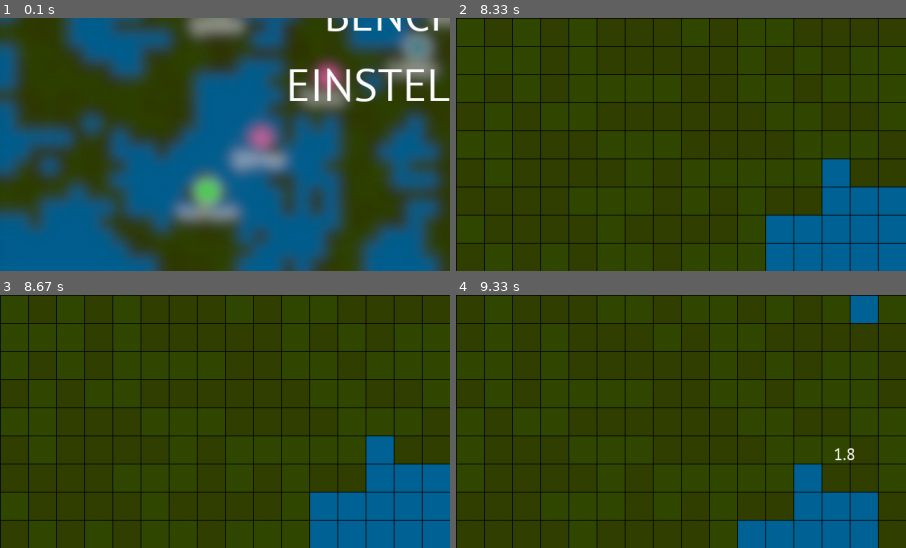
Above: before the commit, frames 1-4 (two rows, left to right).
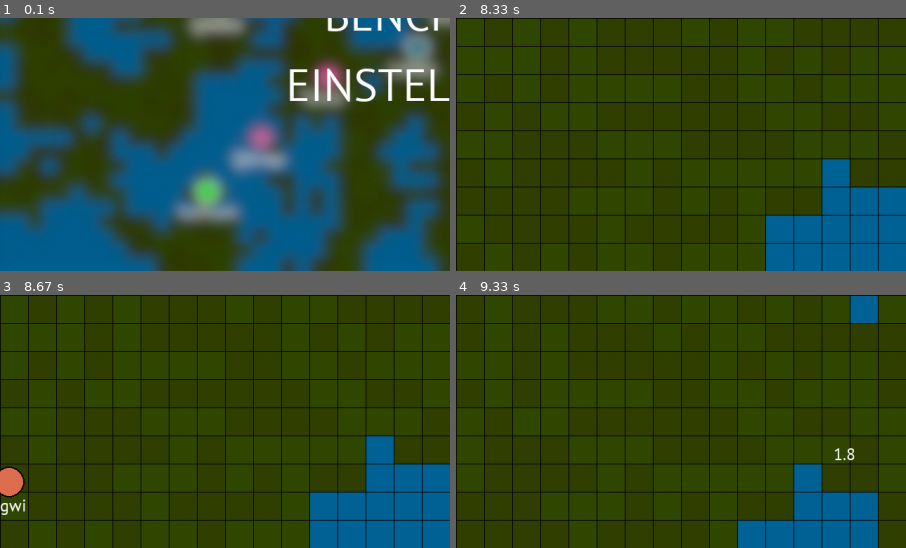
Above: after the commit, the same moments.

Repository: coding-lines/evolvers
Game: pygame game, started from evolversFiles/runGame_GUI.py
The game is run twice, just before and just after one commit, with the same random seed, the same clock (stepped at 60 frames per second) and the same inputs.
Inputs (mouse positions are % of the whole screen's width and height, from its top left):
- Up to frame 1 (0.1 s): no input
- Up to frame 2 (8.33 s): click "START" at 0.38 s; click "Neue Simulation" at 0.72 s; click "START" at 1.05 s; hold Right 1.33-1.8 s; move the mouse to (85, 62) at 1.37 s; hold Up 1.88-2.18 s; move the mouse to (13, 52) at 1.92 s; tap Space at 1.95, 2.28, 2.58, 2.78, 3.08, 3.35, 3.68, 3.98, 4.12, 4.52, 4.82, 5.18, 5.58, 5.88, 6.08, 6.38, 6.58, 6.92, 7.22, 7.42, 7.72, 7.98, 8.32 s; tap E at 2.03, 3.43, 4.6, 6.17, 7.5 s; hold Right 2.22-2.68 s; move the mouse to (30, 14) at 2.25 s; hold Left 2.72-3.25 s; move the mouse to (76, 51) at 2.75 s; hold Down 3.28-3.58 s; move the mouse to (62, 47) at 3.32 s; hold Left 3.62-4.02 s; move the mouse to (88, 76) at 3.65 s; hold Up 4.05-4.42 s; move the mouse to (29, 34) at 4.08 s; hold Right 4.45-5.08 s; move the mouse to (42, 76) at 4.48 s; hold Down 5.12-5.48 s; move the mouse to (76, 12) at 5.15 s; hold Left 5.52-5.98 s; move the mouse to (48, 86) at 5.55 s; hold Right 6.02-6.48 s; move the mouse to (60, 71) at 6.05 s; hold Up 6.52-6.82 s; move the mouse to (37, 85) at 6.55 s; hold Right 6.85-7.32 s; move the mouse to (31, 20) at 6.88 s; hold Left 7.35-7.88 s; move the mouse to (25, 54) at 7.38 s; hold Down 7.92-8.22 s; move the mouse to (68, 22) at 7.95 s; hold Left from 8.25 s (still down); move the mouse to (44, 28) at 8.28 s
- Up to frame 3 (8.67 s): tap Space at 8.62 s; release Left at 8.65 s
- Up to frame 4 (9.33 s): hold Up 8.68-9.05 s; move the mouse to (73, 35) at 8.72 s; tap Space at 8.75, 9.15 s; tap E at 8.83 s; hold Right from 9.08 s (still down); move the mouse to (42, 77) at 9.12 s
The pictures show only the part of the screen within x 0-50%, y 50-100%; the shares and areas given below are measured in that part.

Frames 1-2 are identical in both runs. In frame 3, 0.7% of the frame differs, in the area x 0-6%, y 67-87%; in frame 4, nothing differs.

Commit message:
Added dummy variables for the new movement engine

Diff:
--- a/evolversFiles/creatureEngine.py
+++ b/evolversFiles/creatureEngine.py
@@ -4,6 +4,7 @@
 
 
 maintainPopulation = 5 #Wenn die Bevölkerung niedriger als der eingegebene Wert ist, werden neue Kreaturen gespawnt
+
 
 
 def avg(a,b):
@@ -23,7 +24,7 @@
     bt = randint(100,400)
     col = [randint(0,255),randint(0,255),randint(0,255)]
     bnds = [255,255,255] if int(sum(col)/3) < 128 else [0,0,0]
-    return {"name":creatureNames.continueName(creatureNames. …(213 unchanged characters)… 70,315]),"y":randint(0,worldSize[1]-1),"generation":0,"color":col,"boundaries":b …(234 unchanged characters)…
+    return {"name":creatureNames.continueName(creatureNames. …(213 unchanged characters)… 70,315]),"y":randint(0,worldSize[1]-1),"movementX":0,"movementY":0,"generation":0,"color":col,"boundaries":b …(234 unchanged characters)…
 
 def initWorld(worldSizeX,worldSizeY, worldGeneration="new",smooth=8):
     if worldGeneration == "new":
@@ -133,12 +134,16 @@
                 creatures[creature]["rotation"] = random_rotation(creatures[creature]["rotation"])
 
             if creatures[creature]["rotation"] in range(0,45) or creatures[creature]["rotation"] in range(314,360):
+                creatures[creature]["movementY"] = (-creatures[creature]["attributes"]["realFleeSpeed"] + creatures[creature]["movementY"])/2
                 creatures[creature]["y"] -= creatures[creature]["attributes"]["realFleeSpeed"]
             if creatures[creature]["rotation"] in range(134,226):
+                creatures[creature]["movementY"] = (creatures[creature]["attributes"]["realFleeSpeed"] + creatures[creature]["movementY"])/2
                 creatures[creature]["y"] += creatures[creature]["attributes"]["realFleeSpeed"]
             if creatures[creature]["rotation"] in range(44,136):
+                creatures[creature]["movementX"] = (creatures[creature]["attributes"]["realFleeSpeed"] + creatures[creature]["movementX"])/2
                 creatures[creature]["x"] += creatures[creature]["attributes"]["realFleeSpeed"]
             if creatures[creature]["rotation"] in range(224,316):
+                creatures[creature]["movementX"] = (-creatures[creature]["attributes"]["realFleeSpeed"] + creatures[creature]["movementX"])/2
                 creatures[creature]["x"] -= creatures[creature]["attributes"]["realFleeSpeed"]
             creatures[creature]["energy"] -= ceil(creatures[creature]["attributes"]["fleeSpeed"]/3)
             #Bewegung nach Rotation und Geschwindigkeit
@@ -147,12 +152,16 @@
             creatures[creature]["rotation"] = random_rotation(creatures[creature]["rotation"])
 
             if creatures[creature]["rotation"] in range(0,45) or creatures[creature]["rotation"] in range(314,360):
+                creatures[creature]["movementY"] = (-creatures[creature]["attributes"]["realFleeSpeed"] + creatures[creature]["movementY"])/2
                 creatures[creature]["y"] -= creatures[creature]["attributes"]["realFleeSpeed"]
             if creatures[creature]["rotation"] in range(134,226):
+                creatures[creature]["movementY"] = (creatures[creature]["attributes"]["realFleeSpeed"] + creatures[creature]["movementY"])/2
                 creatures[creature]["y"] += creatures[creature]["attributes"]["realFleeSpeed"]
             if creatures[creature]["rotation"] in range(44,136):
+                creatures[creature]["movementX"] = (creatures[creature]["attributes"]["realFleeSpeed"] + creatures[creature]["movementX"])/2
                 creatures[creature]["x"] += creatures[creature]["attributes"]["realFleeSpeed"]
             if creatures[creature]["rotation"] in range(224,316):
+                creatures[creature]["movementX"] = (-creatures[creature]["attributes"]["realFleeSpeed"] + creatures[creature]["movementX"])/2
                 creatures[creature]["x"] -= creatures[creature]["attributes"]["realFleeSpeed"]
             creatures[creature]["energy"] -= ceil(creatures[creature]["attributes"]["fleeSpeed"]/2)
             #Bewegung nach Rotation und Geschwindigkeit
@@ -168,12 +177,16 @@
 
 
             if creatures[creature]["rotation"] in range(0,45) or creatures[creature]["rotation"] in range(314,360):
+                creatures[creature]["movementY"] = (-creatures[creature]["attributes"]["realEatSpeed"] + creatures[creature]["movementY"])/2
                 creatures[creature]["y"] -= creatures[creature]["attributes"]["realEatSpeed"]
             if creatures[creature]["rotation"] in range(134,226):
+                creatures[creature]["movementY"] = (creatures[creature]["attributes"]["realEatSpeed"] + creatures[creature]["movementY"])/2
                 creatures[creature]["y"] += creatures[creature]["attributes"]["realEatSpeed"]
             if creatures[creature]["rotation"] in range(44,136):
+                creatures[creature]["movementX"] = (creatures[creature]["attributes"]["realEatSpeed"] + creatures[creature]["movementX"])/2
                 creatures[creature]["x"] += creatures[creature]["attributes"]["realEatSpeed"]
             if creatures[creature]["rotation"] in range(224,316):
+                creatures[creature]["movementX"] = (-creatures[creature]["attributes"]["realEatSpeed"] + creatures[creature]["movementX"])/2
                 creatures[creature]["x"] -= creatures[creature]["attributes"]["realEatSpeed"]
             #Bewegung nach Rotation und Geschwindigkeit
 
@@ -185,12 +198,16 @@
 
 
             if creatures[creature]["rotation"] in range(0,45) or creatures[creature]["rotation"] in range(314,360):
+                creatures[creature]["movementY"] = (-creatures[creature]["attributes"]["realWalkSpeed"] + creatures[creature]["movementY"])/2
                 creatures[creature]["y"] -= creatures[creature]["attributes"]["realWalkSpeed"]
             if creatures[creature]["rotation"] in range(134,226):
+                creatures[creature]["movementY"] = (creatures[creature]["attributes"]["realWalkSpeed"] + creatures[creature]["movementY"])/2
                 creatures[creature]["y"] += creatures[creature]["attributes"]["realWalkSpeed"]
             if creatures[creature]["rotation"] in range(44,136):
+                creatures[creature]["movementX"] = (creatures[creature]["attributes"]["realWalkSpeed"] + creatures[creature]["movementX"])/2
                 creatures[creature]["x"] += creatures[creature]["attributes"]["realWalkSpeed"]
             if creatures[creature]["rotation"] in range(224,316):
+                creatures[creature]["movementX"] = (-creatures[creature]["attributes"]["realWalkSpeed"] + creatures[creature]["movementX"])/2
                 creatures[creature]["x"] -= creatures[creature]["attributes"]["realWalkSpeed"]
 
             creatures[creature]["energy"] -= ceil(creatures[creature]["attributes"]["walkSpeed"]/2)
@@ -203,8 +220,10 @@
                     creatures[creature]["reproduceTime"] = 60
                     #print("Reproduction")
 
+
+
         if creatures[creature]["rotation"] not in range(0,316):
-            creatures[creature]["rotation"] = choice([0,45,90,135,180,225,270,315])
+            creatures[creature]["rotation"] = 0
 
         if creatures[creature]["x"]+1 > len(world[0]) or creatures[creature]["x"]-1 < 0:
             creatures[creature]["x"] = 1
